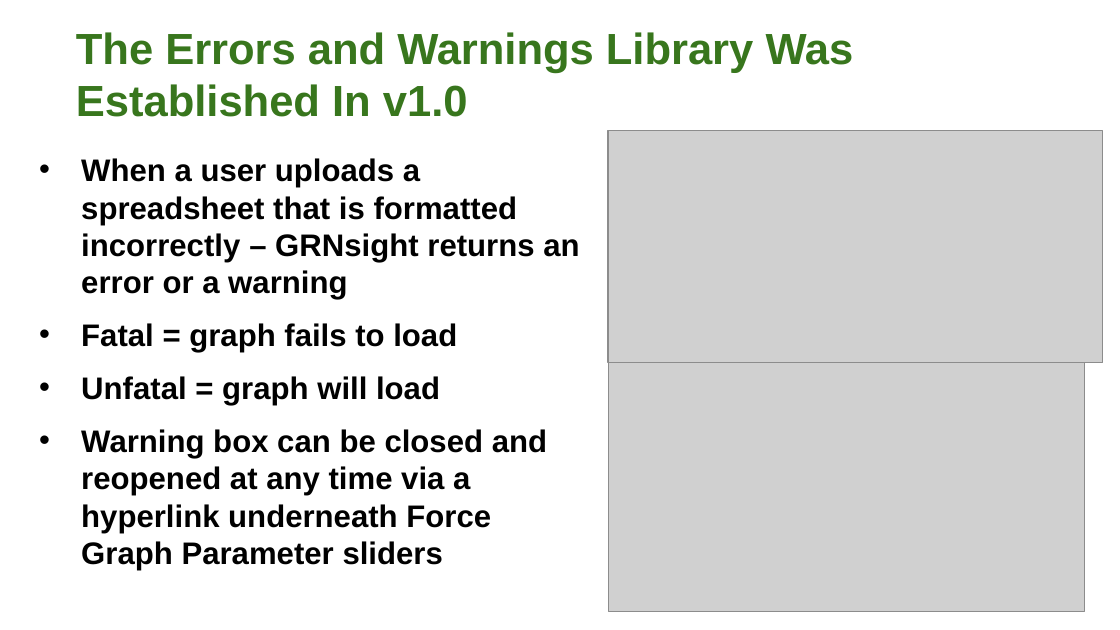
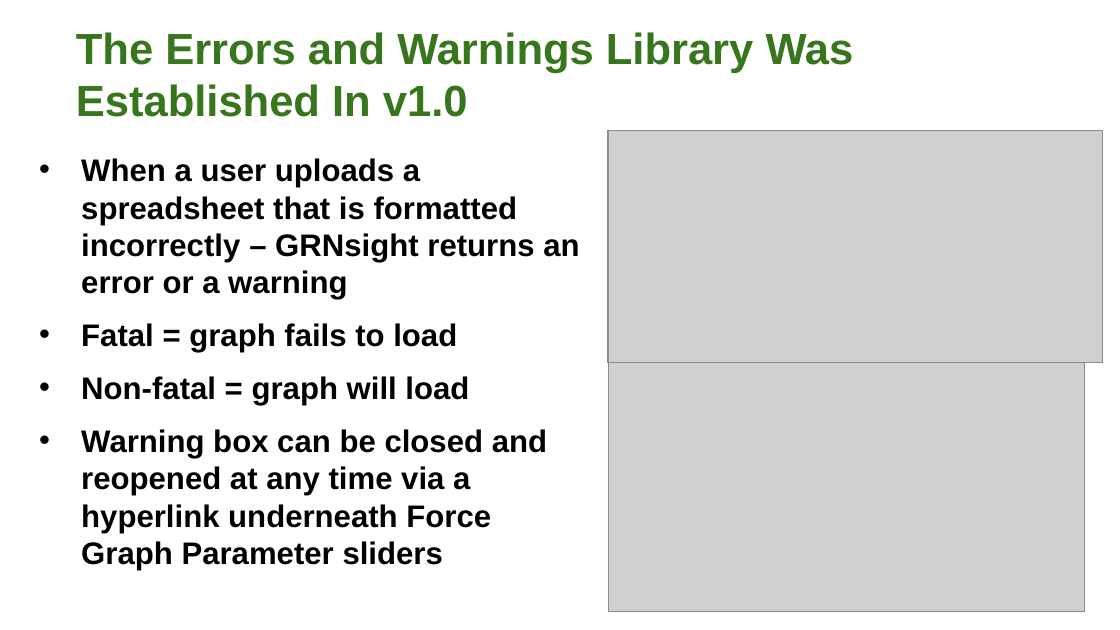
Before and after one commit to dondi/GRNsight, a slide deck: slide 12 of documents/presentations/Varshneya-Anguiano-LMU Symposium-201703.pptx. Drawn at 1120x630 pixels with LibreOffice and Linux fonts; fonts in the diff are those of the drawing; grey boxes stand for pictures. Boxes give left, top, right and bottom in pixels: in the first picture for what was removed or moved away, otherwise in the second. Text is boxed around its words. In the diff, an @@ line names an element or a change of style, - is before the commit and + after.

```diff
--- a/documents/presentations/Varshneya-Anguiano-LMU Symposium-201703.pptx
+++ b/documents/presentations/Varshneya-Anguiano-LMU Symposium-201703.pptx
@@ text at [81,376,469,405]: text changed @@
-• Unfatal = graph will load
+• Non-fatal = graph will load
```
Also in this commit, not shown: 7 other slides changed, 1 slide removed.
